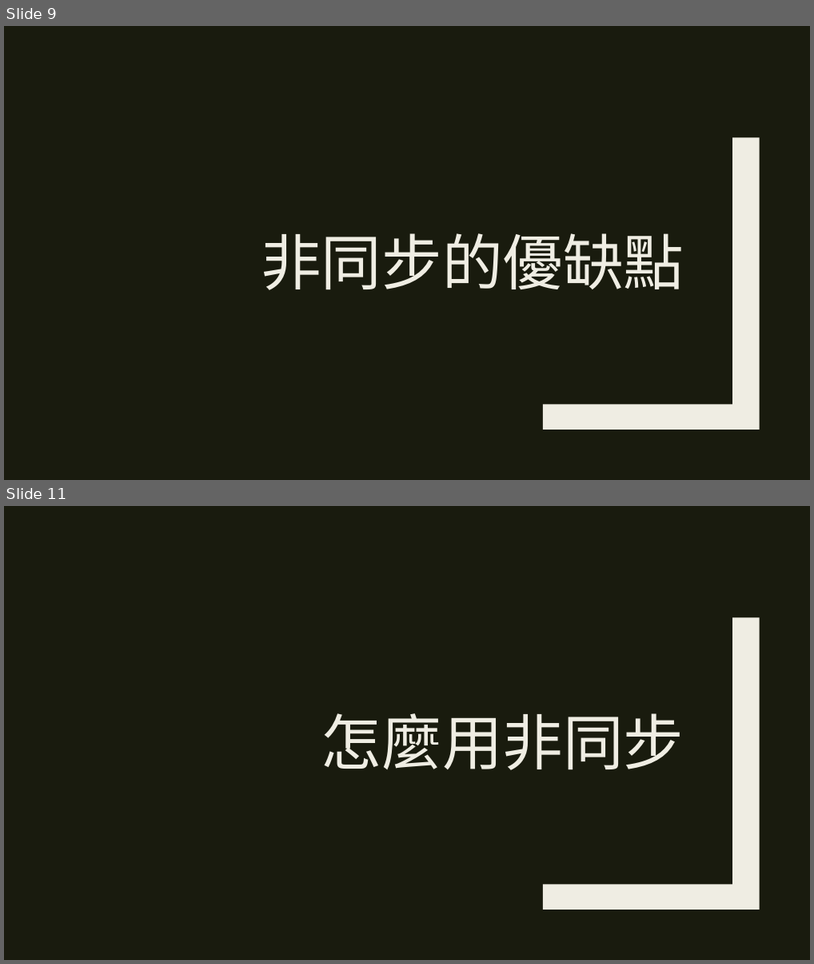
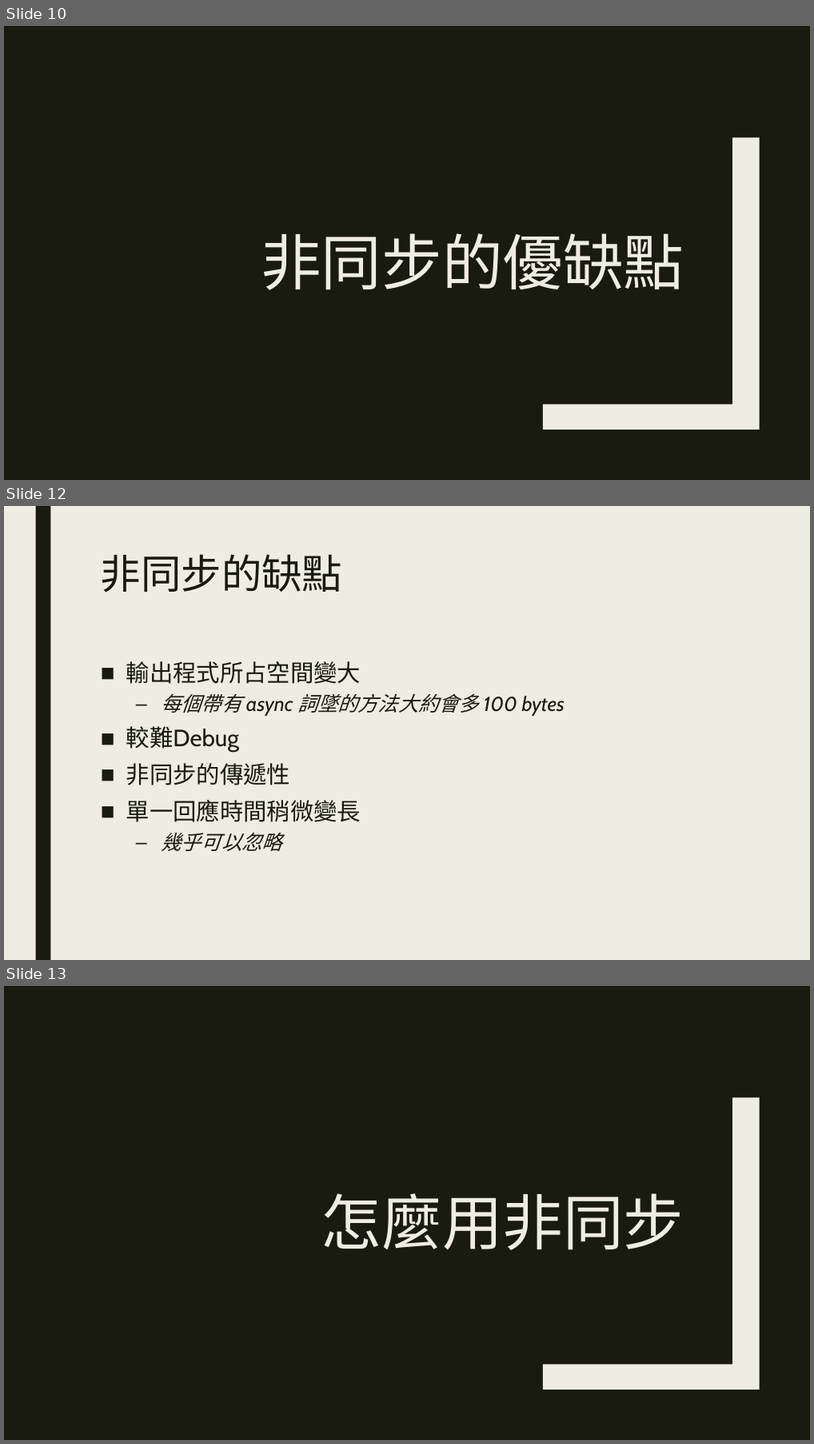
Before and after one commit to ryans610/.NET-Async-Basic, a slide deck: .NET非同步入門.pptx. Shown one above the other, each under a label of ours: slides 9 and 11 before the commit, slides 10, 12 and 13 after it; the slides between them are not shown. The pictures are 814x964 and 814x1444 pixels, drawn with LibreOffice and Linux fonts; fonts in the diff are those of the drawing. Boxes give left, top, right and bottom in pixels: in the first picture for what was removed or moved away, otherwise in the second. Text is boxed around its words. In the diff, an @@ line names an element or a change of style, - is before the commit and + after.

```diff
--- a/.NET非同步入門.pptx
+++ b/.NET非同步入門.pptx
@@ slide 12 added at [4, 506, 810, 960], background #EFEDE3 @@
@@ rectangle added at [35, 506, 50, 960], fill #191B0E @@
@@ title added at [101, 554, 342, 592], 48 pt, text #191B0E @@
+非同步的缺點
@@ text added at [126, 661, 565, 851], 28 pt, text #191B0E @@
+■ 輸出程式所占空間變大
+  – 每個帶有 async 詞墜的方法大約會多 100 bytes
+■ 較難Debug
+■ 非同步的傳遞性
+■ 單一回應時間稍微變長
+  – 幾乎可以忽略
@@ what was slide 9 is now slide 10 @@
@@ what was slide 11 is now slide 13 @@
```
Also in this commit, not shown: 6 slides changed, 1 other slide added.
